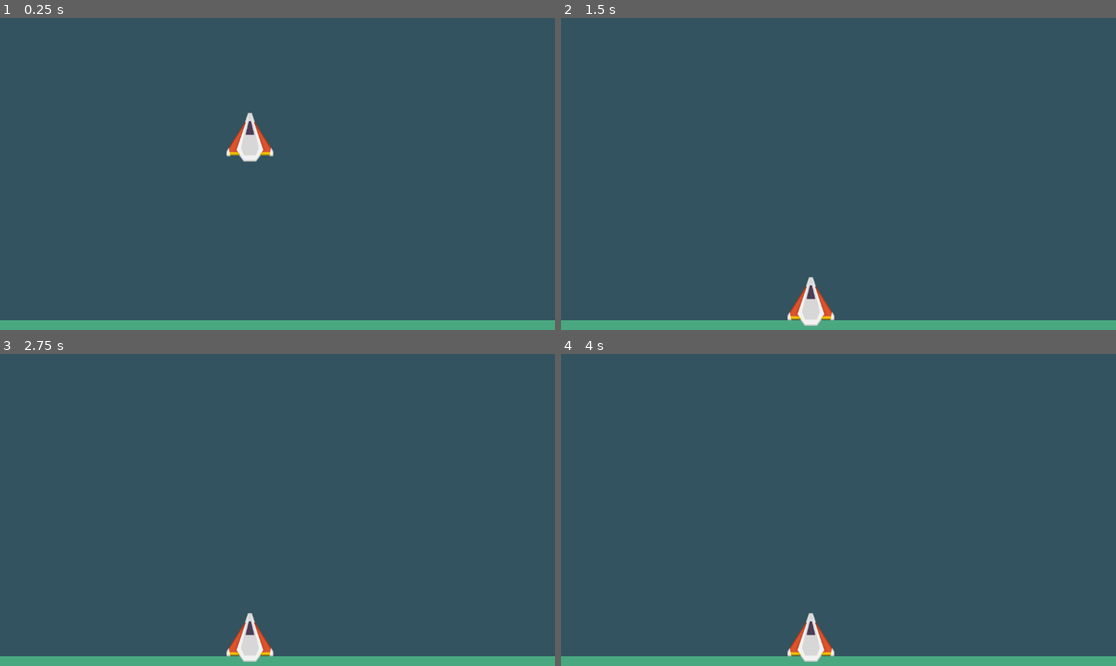
Above: before the commit, frames 1-4 (two rows, left to right).
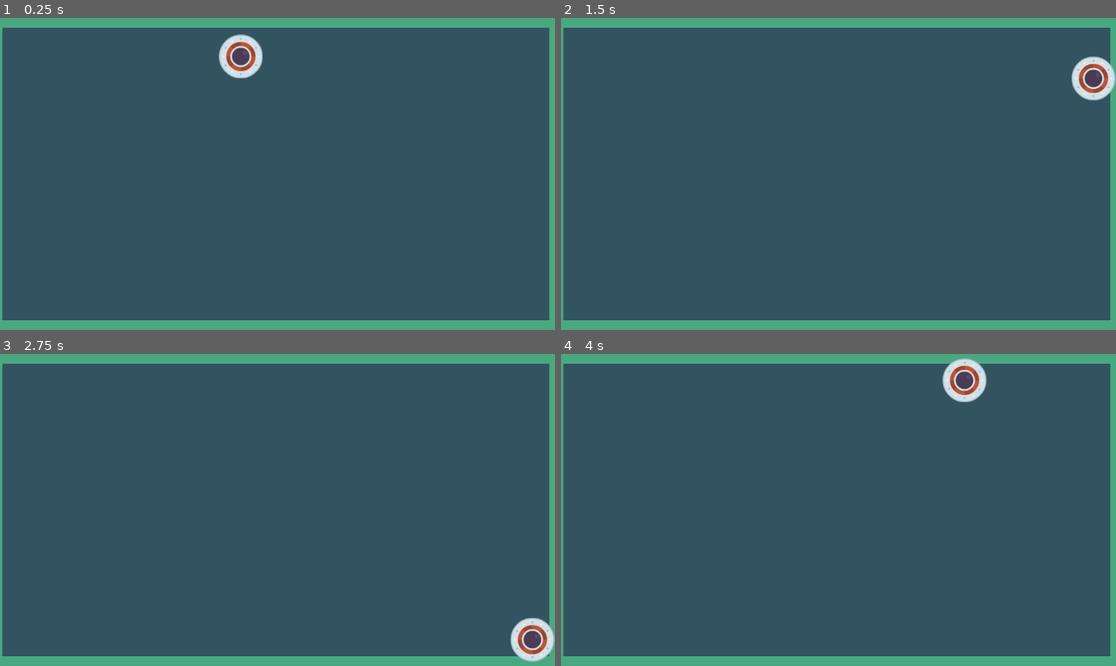
Above: after the commit, the same moments.

Repository: Zigelzi/gdtv_speedy_saucer
Game: Godot game, scene res://level_0.tscn
Two runs of this game, one before a commit and one after it. Both use one fixed random seed, a clock stepped at 60 frames per second and the inputs below.
Inputs:
- Up to frame 1 (0.25 s): no input
- Up to frame 2 (1.5 s): hold Right (ui_right) 0.53-1.28 s; hold Down (ui_down) from 1.28 s (still down)
- Up to frame 3 (2.75 s): release Down (ui_down) at 2.03 s; hold Right (ui_right) from 2.03 s (still down)
- Up to frame 4 (4 s): tap Enter at 2.75 s; release Right (ui_right) at 2.78 s; hold Up (ui_up) 2.78-3.53 s; hold Left (ui_left) from 3.53 s (still down)

The runs differ from the first frame. In frame 1, 6.0% of the frame differs, in the area x 0-100%, y 0-97%; in frame 2, 5.9%; in frame 3, 5.9%; in frame 4, 5.9%.

Commit message:
Add basic movement and change the model to be ufo

Diff:
--- a/level_0.tscn
+++ b/level_0.tscn
@@ -20,17 +20,53 @@
 [node name="Environment" type="Node2D" parent="."]
 metadata/_edit_lock_ = true
 
-[node name="Floor" type="RigidBody2D" parent="Environment"]
+[node name="Floor_Top" type="RigidBody2D" parent="Environment"]
 position = Vector2(568, 648)
 freeze = true
 
-[node name="CollisionShape2D" type="CollisionShape2D" parent="Environment/Floor"]
+[node name="CollisionShape2D" type="CollisionShape2D" parent="Environment/Floor_Top"]
 shape = SubResource("RectangleShape2D_saqry")
 
-[node name="Sprite2D" type="Sprite2D" parent="Environment/Floor"]
+[node name="Sprite2D" type="Sprite2D" parent="Environment/Floor_Top"]
+scale = Vector2(4.68, 0.16)
+texture = ExtResource("1_3tci6")
+
+[node name="Floor_Bot" type="RigidBody2D" parent="Environment"]
+position = Vector2(568, 0)
+freeze = true
+
+[node name="CollisionShape2D" type="CollisionShape2D" parent="Environment/Floor_Bot"]
+shape = SubResource("RectangleShape2D_saqry")
+
+[node name="Sprite2D" type="Sprite2D" parent="Environment/Floor_Bot"]
+scale = Vector2(4.68, 0.16)
+texture = ExtResource("1_3tci6")
+
+[node name="Floor_Left" type="RigidBody2D" parent="Environment"]
+position = Vector2(-15, 276)
+rotation = 1.5708
+freeze = true
+
+[node name="Sprite2D" type="Sprite2D" parent="Environment/Floor_Left"]
+scale = Vector2(4.68, 0.16)
+texture = ExtResource("1_3tci6")
+
+[node name="CollisionShape2D" type="CollisionShape2D" parent="Environment/Floor_Left"]
+shape = SubResource("RectangleShape2D_saqry")
+
+[node name="Floor_Left2" type="RigidBody2D" parent="Environment"]
+position = Vector2(1160, 283)
+rotation = 1.5708
+freeze = true
+
+[node name="CollisionShape2D" type="CollisionShape2D" parent="Environment/Floor_Left2"]
+shape = SubResource("RectangleShape2D_saqry")
+
+[node name="Sprite2D" type="Sprite2D" parent="Environment/Floor_Left2"]
 scale = Vector2(4.68, 0.16)
 texture = ExtResource("1_3tci6")
 
 [node name="Player" parent="." instance=ExtResource("2_4rsf5")]
-position = Vector2(519, 219)
-gravity_scale = 1.0
+position = Vector2(500, 80)
+gravity_scale = 0.0
+_movement_speed = 50
--- /dev/null
+++ b/movement.gd
@@ -0,0 +1,9 @@
+extends RigidBody2D
+
+@export var _movement_speed: int = 200
+
+
+# Called every frame. 'delta' is the elapsed time since the previous frame.
+func _process(delta):
+	var movement_direction: Vector2 = Input.get_vector("ui_left", "ui_right", "ui_up", "ui_down")
+	apply_impulse(movement_direction * _movement_speed)
--- a/player.tscn
+++ b/player.tscn
@@ -1,13 +1,16 @@
-[gd_scene load_steps=2 format=3 uid="uid://btvos3tlo24v0"]
+[gd_scene load_steps=4 format=3 uid="uid://btvos3tlo24v0"]
 
-[ext_resource type="Texture2D" uid="uid://dl4md4g5k0y5v" path="res://assets/kenney_space-shooter-redux/PNG/playerShip3_orange.png" id="1_7duqk"]
+[ext_resource type="Script" path="res://movement.gd" id="1_oc7ao"]
+[ext_resource type="Texture2D" uid="uid://cpqgagtrfaeh5" path="res://assets/kenney_space-shooter-redux/PNG/ufoRed.png" id="2_ebal0"]
+
+[sub_resource type="CircleShape2D" id="CircleShape2D_ajtge"]
+radius = 45.0
 
 [node name="Player" type="RigidBody2D"]
-gravity_scale = 0.0
+script = ExtResource("1_oc7ao")
 
 [node name="Model" type="Sprite2D" parent="."]
-scale = Vector2(1, 1.35)
-texture = ExtResource("1_7duqk")
+texture = ExtResource("2_ebal0")
 
-[node name="CollisionPolygon2D" type="CollisionPolygon2D" parent="."]
-polygon = PackedVector2Array(0, -55, -55, 50, 55, 50)
+[node name="CollisionShape2D" type="CollisionShape2D" parent="."]
+shape = SubResource("CircleShape2D_ajtge")
--- a/test.gd
+++ /dev/null
@@ -1,11 +0,0 @@
-extends Node
-
-
-# Called when the node enters the scene tree for the first time.
-func _ready():
-	pass # Replace with function body.
-
-
-# Called every frame. 'delta' is the elapsed time since the previous frame.
-func _process(delta):
-	pass
Not shown, changed: .gitignore
